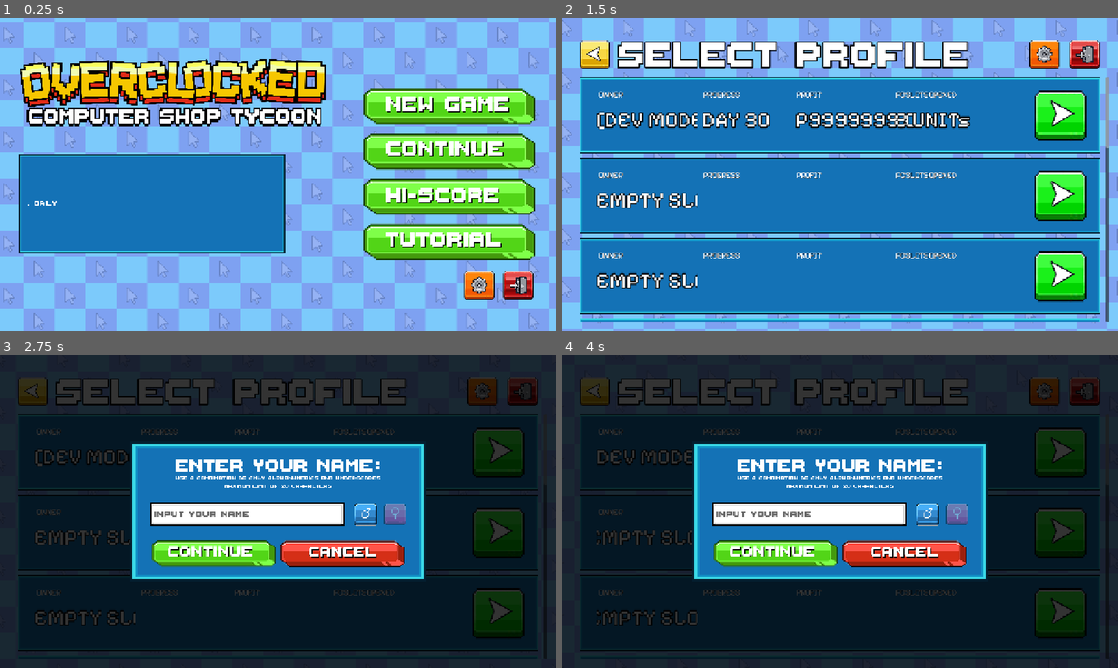
Above: before the commit, frames 1-4 (two rows, left to right).
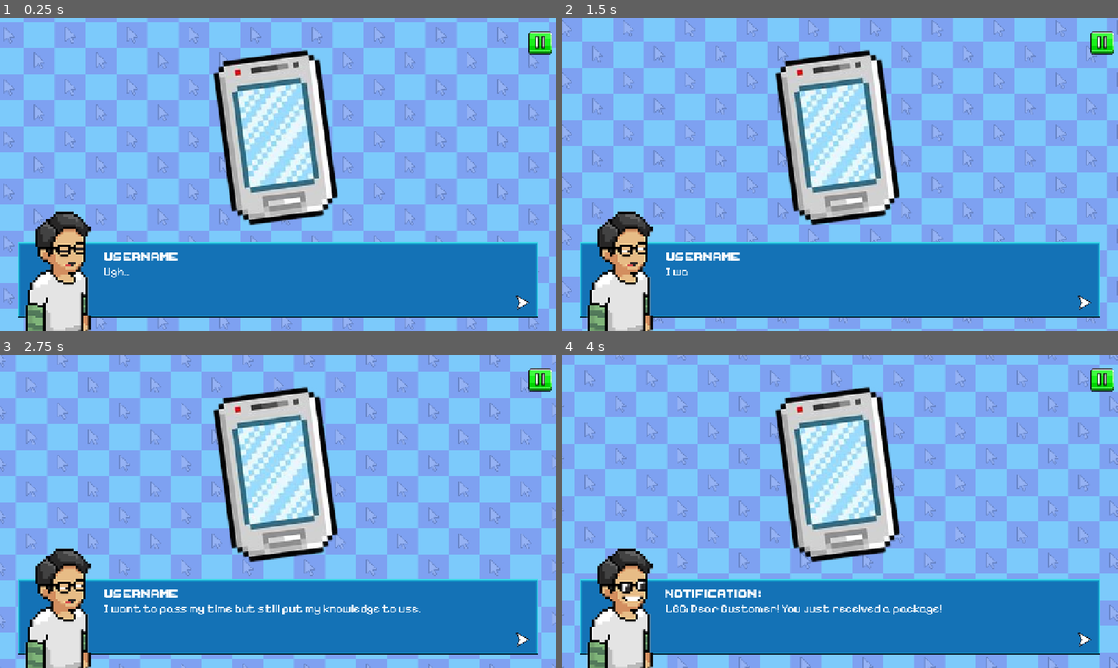
Above: after the commit, the same moments.

Repository: vinnyy-ph/gvd-project-overclocked
Game: Godot game, scene res://NewGameStoryFlow.tscn
The game is run twice, just before and just after one commit, with the same random seed, the same clock (stepped at 60 frames per second) and the same inputs. Before the commit the project starts from res://ui/main_menu_v2/MainMenuV2.tscn. Sound files missing from this copy of the repository are replaced by a short silence.
Inputs (mouse positions are in pixels of both pictures, inside the frame that each line leads up to):
- Up to frame 1 (0.25 s): no input
- Up to frame 2 (1.5 s): click (840, 280) at 0.5 s, where only the run after the commit has a clickable "USERNAME"; click (1012, 105) at 1.27 s
- Up to frame 3 (2.75 s): tap Enter at 2 s; move the mouse to (400, 495) at 2.02 s; hold Right (ui_right) from 2.03 s (still down); click (400, 495) at 2.17 s
- Up to frame 4 (4 s): release Right (ui_right) at 2.75 s; drag from (728, 527) to (812, 574) at 2.77 s; click (840, 617) at 3.5 s, where only the run after the commit has a clickable "NOTIFICATION:"

The runs differ from the first frame. In frame 1, 62% of the frame differs, in the area x 3-100%, y 4-100%; in frame 2, 63%; in frame 3, 99%; in frame 4, 99%, in the area x 0-100%, y 0-100%.

Commit message:
Add phone/BGM; update story flow & animator
Add story assets (phone.png, storybgm.mp3) and wire them into the scene: add a Phone TextureRect and an autoplay BGMPlayer, update Curve2D data. Refactor NewGameStoryFlow.tscn: replace static Jeepney TextureRect with a Path2D + PathFollow2D hierarchy, hide lastbg initially, and add nodes for final sequence visuals. Update new_game_story_flow.gd: unify input handling, add tap throttling, improve swipe sensitivity, skip/advance text logic, introduce final sequence flow that fades UI, shows last background, updates character text, and animates the jeepney along the path. Fix jeepney jump by resetting progress_ratio. Update project main_scene UID. Enhance story_text_animator.gd with animation state, finished signal, tween tracking and a skip_animation() method so text can be skipped cleanly.

Diff:
--- a/NewGameStoryFlow.tscn
+++ b/NewGameStoryFlow.tscn
@@ -17,12 +17,14 @@
 [ext_resource type="Texture2D" uid="uid://nedw12jrt4wo" path="res://assets/story/letter1.png" id="14_s7eog"]
 [ext_resource type="Texture2D" uid="uid://dgnv8mbbckpdg" path="res://assets/story/nextbutton.png" id="15_fjgv4"]
 [ext_resource type="Texture2D" uid="uid://ce6a6iexik2fv" path="res://assets/story/prevbutton.png" id="16_1yw1o"]
+[ext_resource type="Texture2D" uid="uid://uhuide27r5yk" path="res://assets/story/phone.png" id="16_iojql"]
 [ext_resource type="Texture2D" uid="uid://cbu64qqs0biye" path="res://assets/story/start.png" id="16_r1wdc"]
 [ext_resource type="Texture2D" uid="uid://cdvr54ve260b4" path="res://assets/story/lastscene.png" id="18_2r4kn"]
-
-[sub_resource type="Curve2D" id="Curve2D_7o786"]
+[ext_resource type="AudioStream" uid="uid://mkgkfdnm0ds4" path="res://assets/story/storybgm.mp3" id="20_febl6"]
+
+[sub_resource type="Curve2D" id="Curve2D_v5kxf"]
 _data = {
-"points": PackedVector2Array(0, 0, 0, 0, 3, 117, 0, 0, 0, 0, 670, 495)
+"points": PackedVector2Array(0, 0, 0, 0, -60, 96, 0, 0, 0, 0, 340, 305)
 }
 point_count = 2
 
@@ -30,6 +32,12 @@
 shader = ExtResource("8_nhp0g")
 shader_parameter/scroll_speed = Vector2(0.05, -0.05)
 
+[sub_resource type="Curve2D" id="Curve2D_7o786"]
+_data = {
+"points": PackedVector2Array(0, 0, 0, 0, 3, 117, 0, 0, 0, 0, 791, 3)
+}
+point_count = 2
+
 [node name="Control" type="Control" unique_id=1414732613]
 layout_mode = 3
 anchors_preset = 15
@@ -40,6 +48,7 @@
 script = ExtResource("1_56uh5")
 
 [node name="lastbg" type="TextureRect" parent="." unique_id=967556427]
+visible = false
 layout_mode = 1
 anchors_preset = 15
 anchor_right = 1.0
@@ -48,16 +57,21 @@
 grow_vertical = 2
 texture = ExtResource("18_2r4kn")
 
-[node name="Jeepney" type="TextureRect" parent="lastbg" unique_id=101294659]
-layout_mode = 0
-offset_left = 262.0
-offset_top = 182.0
-offset_right = 699.0
-offset_bottom = 527.0
+[node name="JeepneyLinePath" type="Path2D" parent="lastbg" unique_id=824754349]
+curve = SubResource("Curve2D_v5kxf")
+
+[node name="PathFollow2D" type="PathFollow2D" parent="lastbg/JeepneyLinePath" unique_id=479850731]
+position = Vector2(337.05994, 303.4638)
+rotation = 0.4814852
+progress = 447.92554
+
+[node name="Jeepney" type="TextureRect" parent="lastbg/JeepneyLinePath/PathFollow2D" unique_id=101294659]
+offset_left = -253.55704
+offset_top = -57.590065
+offset_right = 183.443
+offset_bottom = 287.40994
+rotation = -0.5061455
 texture = ExtResource("3_v5kxf")
-
-[node name="JeepneyLinePath" type="Path2D" parent="lastbg" unique_id=1889577227]
-curve = SubResource("Curve2D_7o786")
 
 [node name="ParallaxCheckeredBG" type="TextureRect" parent="." unique_id=810010209]
 z_index = -1
@@ -178,8 +192,24 @@
 offset_bottom = 218.0
 texture = ExtResource("13_7o786")
 
-[node name="LinePath" type="Path2D" parent="Seal/LineGuide" unique_id=2083430420]
+[node name="HandLinePath" type="Path2D" parent="Seal/LineGuide" unique_id=2083430420]
 curve = SubResource("Curve2D_7o786")
+
+[node name="Phone" type="TextureRect" parent="." unique_id=4390857]
+layout_mode = 1
+anchors_preset = 8
+anchor_left = 0.5
+anchor_top = 0.5
+anchor_right = 0.5
+anchor_bottom = 0.5
+offset_left = -159.0
+offset_top = -295.0
+offset_right = 146.0
+offset_bottom = 124.857635
+grow_horizontal = 2
+grow_vertical = 2
+texture = ExtResource("16_iojql")
+expand_mode = 1
 
 [node name="Letter" type="TextureRect" parent="." unique_id=505781161]
 visible = false
@@ -224,3 +254,7 @@
 offset_bottom = 653.5
 icon = ExtResource("16_1yw1o")
 flat = true
+
+[node name="BGMPlayer" type="AudioStreamPlayer" parent="." unique_id=2917095]
+stream = ExtResource("20_febl6")
+autoplay = true
--- a/new_game_story_flow.gd
+++ b/new_game_story_flow.gd
@@ -9,13 +9,16 @@
 @onready var seal_button: TextureButton = $Seal/SealButton
 @onready var line_guide: TextureRect = $Seal/LineGuide
 @onready var hand_guide: TextureRect = $Seal/LineGuide/HandGuide
-@onready var line_path: Path2D = $Seal/LineGuide/LinePath
+@onready var line_path: Path2D = $Seal/LineGuide/HandLinePath
 
 @onready var letter: TextureRect = $Letter
 @onready var next_button: Button = $Letter/NextButton
 @onready var prev_button: Button = $Letter/PrevButton
 @onready var start_button: Button = $Letter/StartButton
 @onready var dimmer: ColorRect = $Dimmer
+
+@onready var last_bg: TextureRect = $lastbg
+@onready var jeepney_path_follow: PathFollow2D = $lastbg/JeepneyLinePath/PathFollow2D
 
 var story_steps = [
 	{
@@ -53,9 +56,14 @@
 var swipe_start_pos = Vector2.ZERO
 var hand_tween: Tween
 var current_letter_page = 0
+var is_final_sequence = false
+
+# Anti-spam and flow control
+var last_tap_time: int = 0
+const TAP_THRESHOLD_MS: int = 300
 
 func _ready() -> void:
-	blue_panel_btn.pressed.connect(_on_next_step)
+	blue_panel_btn.pressed.connect(_on_tap_received)
 	seal_button.pressed.connect(_on_seal_pressed)
 	next_button.pressed.connect(_on_next_letter)
 	prev_button.pressed.connect(_on_prev_letter)
@@ -70,12 +78,43 @@
 	letter.modulate.a = 0.0
 	dimmer.visible = false
 	dimmer.modulate.a = 0.0
+	last_bg.visible = false
+	last_bg.modulate.a = 0.0
+
+	# Fix Jeepney jump
+	jeepney_path_follow.progress_ratio = 0.0
 
 	_update_ui()
 
-func _on_next_step() -> void:
-	if is_swipe_phase or letter.visible: return # Block progression during interaction
-
+func _input(event: InputEvent) -> void:
+	if event is InputEventMouseButton and event.button_index == MOUSE_BUTTON_LEFT:
+		if event.pressed:
+			if is_swipe_phase:
+				is_swiping = true
+				swipe_start_pos = event.position
+			elif not letter.visible and not is_final_sequence:
+				_on_tap_received()
+		else:
+			if is_swiping:
+				is_swiping = false
+				_check_swipe(event.position)
+
+	elif event is InputEventMouseMotion and is_swiping:
+		# Optional: verify if they are moving in the right direction here
+		pass
+
+func _on_tap_received() -> void:
+	var now = Time.get_ticks_msec()
+	if now - last_tap_time < TAP_THRESHOLD_MS:
+		return
+	last_tap_time = now
+
+	if "is_animating" in text_label and text_label.is_animating:
+		text_label.skip_animation()
+	else:
+		_advance_story()
+
+func _advance_story() -> void:
 	if current_step < story_steps.size() - 1:
 		current_step += 1
 		_update_ui()
@@ -83,9 +122,6 @@
 		# If we just reached the last step, show the seal
 		if current_step == story_steps.size() - 1:
 			_show_seal()
-	else:
-		# Story finished logic
-		pass
 
 func _update_ui() -> void:
 	var step = story_steps[current_step]
@@ -118,8 +154,6 @@
 	if is_swipe_phase: return
 
 	seal_tap_count += 1
-
-	# Feedback on tap
 	var pulse = create_tween()
 	pulse.tween_property(seal_button, "scale", Vector2(1.1, 1.1), 0.05)
 	pulse.tween_property(seal_button, "scale", Vector2(1.0, 1.0), 0.05)
@@ -151,21 +185,10 @@
 		0.0, 1.0, 1.5
 	).set_trans(Tween.TRANS_SINE).set_ease(Tween.EASE_IN_OUT)
 
-func _input(event: InputEvent) -> void:
-	if not is_swipe_phase: return
-
-	if event is InputEventMouseButton:
-		if event.button_index == MOUSE_BUTTON_LEFT:
-			if event.pressed:
-				is_swiping = true
-				swipe_start_pos = event.position
-			else:
-				is_swiping = false
-				_check_swipe(event.position)
-
 func _check_swipe(end_pos: Vector2) -> void:
 	var swipe_vec = end_pos - swipe_start_pos
-	if swipe_vec.length() > 100:
+	# Increased sensitivity for swipe
+	if swipe_vec.length() > 80:
 		_complete_swipe()
 
 func _complete_swipe() -> void:
@@ -221,6 +244,35 @@
 		_update_letter_ui()
 
 func _start_game() -> void:
-	print("START GAME TRIGGERED")
-	# Logic to switch to the actual game scene
-	# get_tree().change_scene_to_file("res://main_game.tscn")
+	is_final_sequence = true
+
+	# Fade out letter and dimmer
+	var tween = create_tween().set_parallel(true)
+	tween.tween_property(letter, "modulate:a", 0.0, 0.5)
+	tween.tween_property(dimmer, "modulate:a", 0.0, 0.5)
+
+	# Show last background
+	last_bg.visible = true
+	tween.tween_property(last_bg, "modulate:a", 1.0, 0.5)
+
+	tween.chain().tween_callback(_on_final_background_ready)
+
+func _on_final_background_ready() -> void:
+	letter.visible = false
+	dimmer.visible = false
+
+	# Update character and text
+	character_rect.texture = load("res://assets/story/3.png")
+	if text_label.has_method("display_text"):
+		text_label.display_text("It’s nice to be back. Let’s start this new journey!")
+	else:
+		text_label.text = "It’s nice to be back. Let’s start this new journey!"
+
+	# Fix Jeepney jump
+	jeepney_path_follow.progress_ratio = 0.0
+
+	# Animate Jeepney using PathFollow2D
+	var jeepney_tween = create_tween()
+	jeepney_tween.tween_property(jeepney_path_follow, "progress_ratio", 1.0, 4.0).set_trans(Tween.TRANS_SINE).set_ease(Tween.EASE_IN_OUT)
+
+	jeepney_tween.tween_callback(func(): print("Final sequence complete"))
--- a/project.godot
+++ b/project.godot
@@ -13,7 +13,7 @@
 config/name="Overclocked"
 config/description="Overclocked"
 config/version="1"
-run/main_scene="uid://px01bxewowry"
+run/main_scene="uid://cidwq2rablokd"
 config/features=PackedStringArray("4.6", "Mobile")
 config/icon="res://icon.svg"
 
--- a/story_text_animator.gd
+++ b/story_text_animator.gd
@@ -1,4 +1,9 @@
 extends Label
+
+signal animation_finished
+
+var is_animating: bool = false
+var _current_tween: Tween
 
 func _ready() -> void:
 	# Start animation if text is already set
@@ -8,6 +13,25 @@
 func display_text(new_text: String) -> void:
 	text = new_text
 	visible_ratio = 0.0
-	var tween := create_tween()
+	is_animating = true
+
+	if _current_tween:
+		_current_tween.kill()
+
+	_current_tween = create_tween()
 	var duration := text.length() * 0.05 # 20 characters per second
-	tween.tween_property(self, "visible_ratio", 1.0, duration)
+	_current_tween.tween_property(self, "visible_ratio", 1.0, duration)
+	_current_tween.finished.connect(_on_animation_finished)
+
+func skip_animation() -> void:
+	if not is_animating: return
+
+	if _current_tween:
+		_current_tween.kill()
+
+	visible_ratio = 1.0
+	_on_animation_finished()
+
+func _on_animation_finished() -> void:
+	is_animating = false
+	animation_finished.emit()
Binary file added: assets/story/phone.png
Not shown, added: assets/story/phone.png.import
Not shown, added: assets/story/storybgm.mp3.import
Not shown, added: assets/story/storybgm.mp3
